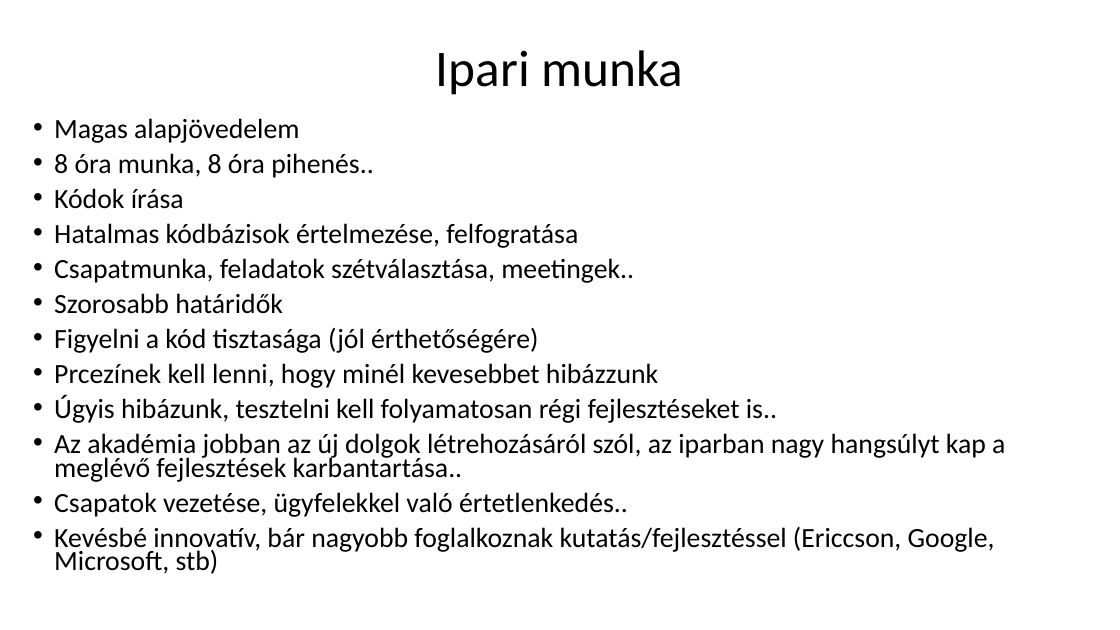
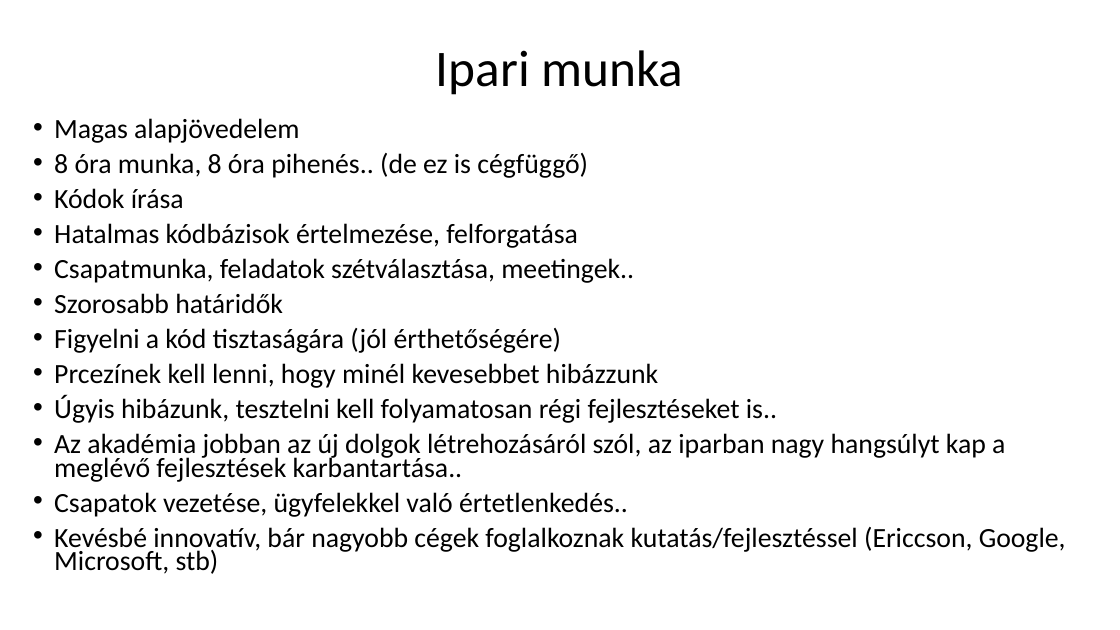
Before and after one commit to nagyandras95/Egyetem, a slide deck: slide 9 of efop/03/Programozók világa.pptx. Drawn at 1120x630 pixels with LibreOffice and Linux fonts; fonts in the diff are those of the drawing. Boxes give left, top, right and bottom in pixels: in the first picture for what was removed or moved away, otherwise in the second. Text is boxed around its words. In the diff, an @@ line names an element or a change of style, - is before the commit and + after.

```diff
--- a/efop/03/Programozók világa.pptx
+++ b/efop/03/Programozók világa.pptx
@@ text at <box>54,153,588,178</box>: text changed @@
-• 8 óra munka, 8 óra pihenés..
+• 8 óra munka, 8 óra pihenés.. (de ez is cégfüggő)
@@ text at <box>54,223,578,248</box>: text changed @@
-• Hatalmas kódbázisok értelmezése, felfogratása
+• Hatalmas kódbázisok értelmezése, felforgatása
@@ text at <box>54,328,561,353</box>: text changed @@
-• Figyelni a kód tisztasága (jól érthetőségére)
+• Figyelni a kód tisztaságára (jól érthetőségére)
@@ text at <box>54,527,1066,574</box>: text changed @@
-• Kevésbé innovatív, bár nagyobb foglalkoznak kutatás/fejlesztéssel (Ericcson, Google, Microsoft, stb)
+• Kevésbé innovatív, bár nagyobb cégek foglalkoznak kutatás/fejlesztéssel (Ericcson, Google, Microsoft, stb)
```
Also in this commit, not shown: 7 other slides changed, 1 other file.
